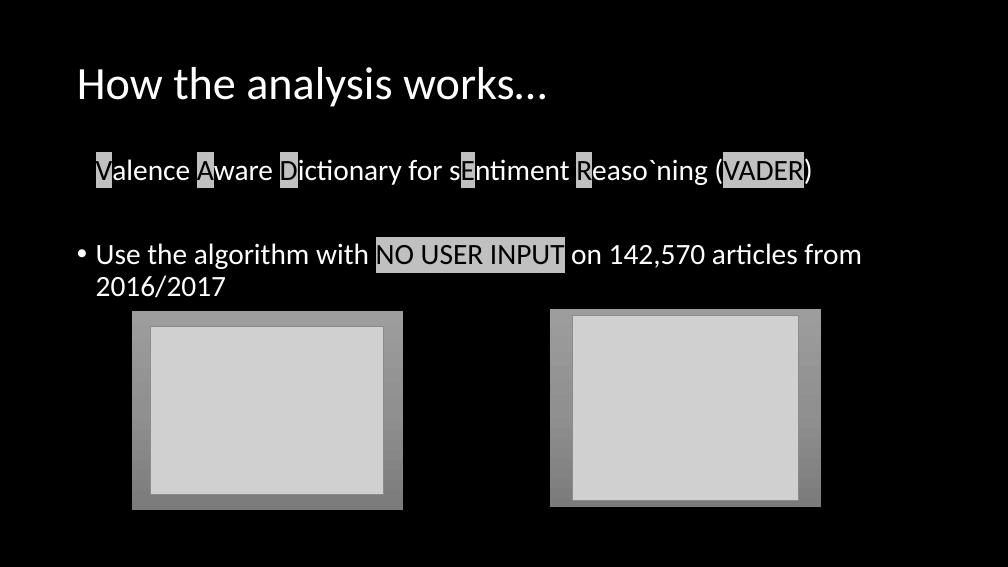
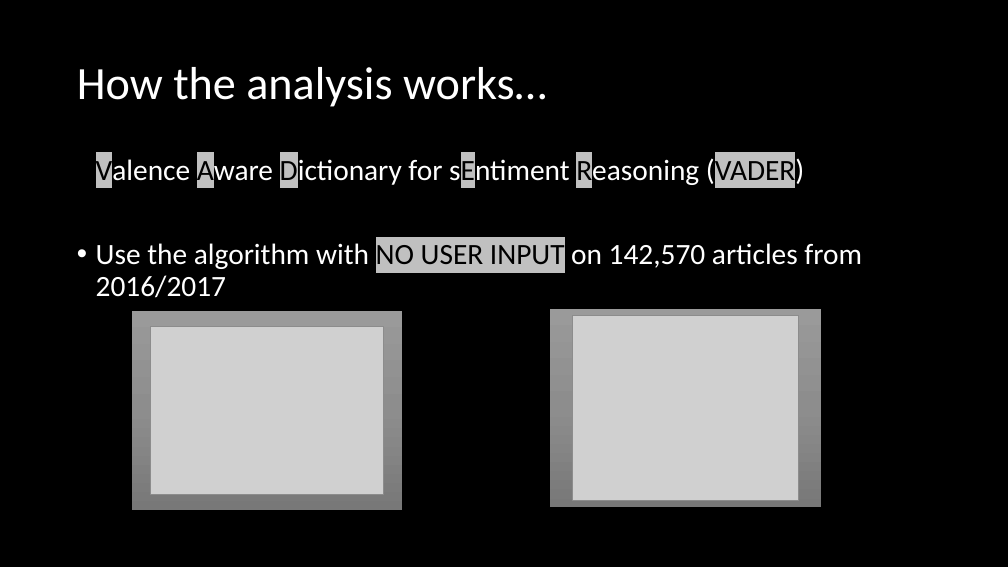
Before and after one commit to jrizcallah/Springboard, a slide deck: slide 3 of Springboard/capstone2/reports/sentiment_bias_presentation.pptx. Drawn at 1008x567 pixels with LibreOffice and Linux fonts; fonts in the diff are those of the drawing; grey boxes stand for pictures. Boxes give left, top, right and bottom in pixels: in the first picture for what was removed or moved away, otherwise in the second. Text is boxed around its words. In the diff, an @@ line names an element or a change of style, - is before the commit and + after.

```diff
--- a/Springboard/capstone2/reports/sentiment_bias_presentation.pptx
+++ b/Springboard/capstone2/reports/sentiment_bias_presentation.pptx
@@ text at bbox=[96, 155, 804, 187]: text changed @@
-• Valence Aware Dictionary for sEntiment Reaso`ning (VADER)
+• Valence Aware Dictionary for sEntiment Reasoning (VADER)
```
Also in this commit, not shown: 26 other slides changed, 6 slides added, 2 slides removed, 29 other files.
